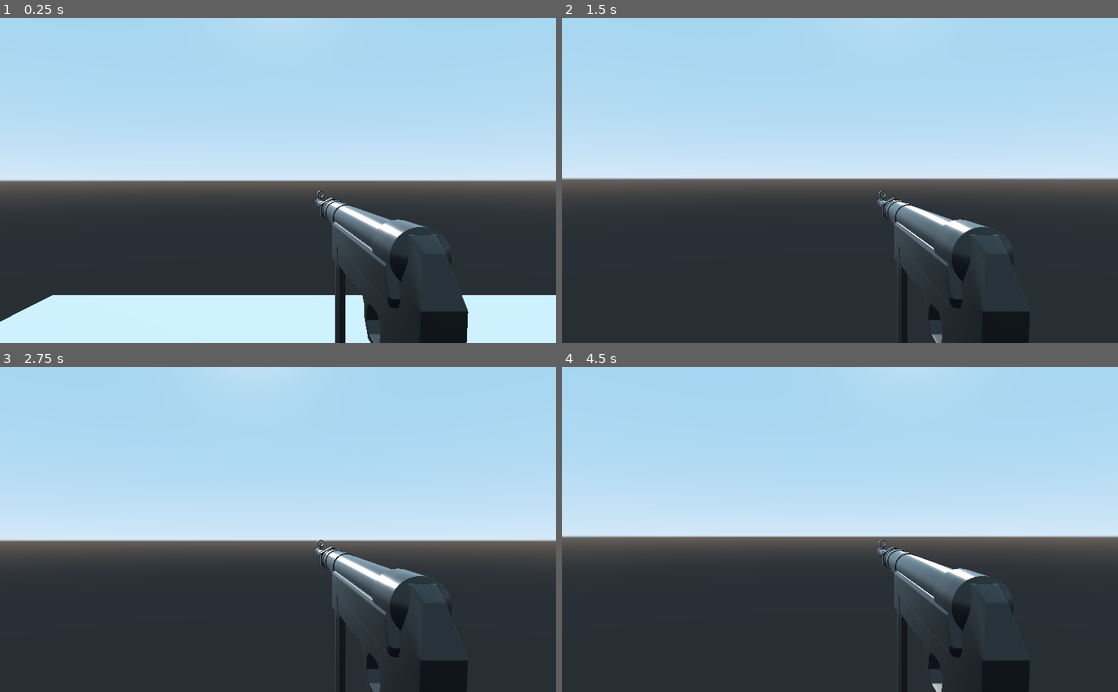
Above: before the commit, frames 1-4 (two rows, left to right).
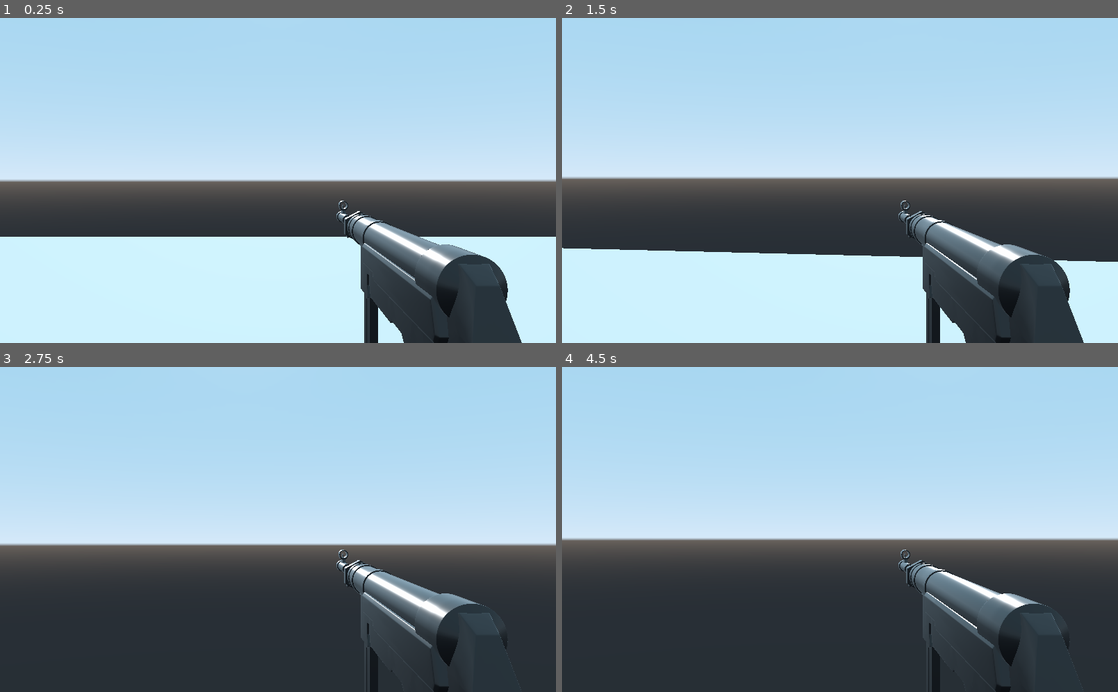
Above: after the commit, the same moments.

Repository: mogilyoy/wb_ozn_fight
Game: Godot game, scene res://Scens/Сцена нищих тестов.tscn
The game is run twice, just before and just after one commit, with the same random seed, the same clock (stepped at 60 frames per second) and the same inputs. This scene is started directly instead of the project's main scene.
Inputs (mouse positions are in pixels of both pictures, inside the frame that each line leads up to):
- Up to frame 1 (0.25 s): no input
- Up to frame 2 (1.5 s): tap Enter at 0.5 s; move the mouse to (867, 180) at 0.52 s; press the mouse at (867, 180) at 0.53 s; hold W (move_forward) from 0.53 s (still down); tap Space (jump) at 0.77 s; move the mouse to (812, 180) at 1.27 s; release the mouse at (812, 180) at 1.28 s; click (812, 180) at 1.35 s
- Up to frame 3 (2.75 s): keep holding W (move_forward); tap Space (jump) at 1.52 s; move the mouse to (289, 523) at 2.02 s; press the mouse at (289, 523) at 2.03 s
- Up to frame 4 (4.5 s): keep holding W (move_forward); move the mouse to (834, 536) at 2.77 s; release the mouse at (834, 536) at 2.78 s; click (834, 536) at 2.85 s; tap Space (jump) at 3.02, 3.5, 3.77 s; move the mouse to (878, 532) at 3.52 s; press the mouse at (878, 532) at 3.53 s; tap Enter at 4.25 s; move the mouse to (795, 526) at 4.27 s; release the mouse at (795, 526) at 4.28 s; click (795, 526) at 4.35 s

The runs differ from the first frame. In frame 1, 20% of the frame differs, in the area x 0-100%, y 50-100%; in frame 2, 25%, in the area x 0-100%, y 48-100%; in frame 3, 5.9%; in frame 4, 5.3%.

Commit message:
добавил стрельбу на лкм и попадание в группу enemy
короче теперь можно стрелять с лкм, и убивать врагов (см сцена для тестов)

Diff:
--- /dev/null
+++ b/Scens/BadGuy.tscn
@@ -0,0 +1,25 @@
+[gd_scene load_steps=5 format=2]
+
+[ext_resource path="res://Scripts/BadGuy.gd" type="Script" id=1]
+
+[sub_resource type="CapsuleMesh" id=1]
+radius = 0.7
+mid_height = 1.5
+
+[sub_resource type="Skin" id=2]
+
+[sub_resource type="CapsuleShape" id=3]
+height = 1.7211
+
+[node name="BadGuy" type="KinematicBody" groups=["Enemy"]]
+script = ExtResource( 1 )
+
+[node name="MeshInstance" type="MeshInstance" parent="."]
+transform = Transform( 0.797901, 0, 0, 0, -3.48773e-08, 0.797901, 0, -0.797901, -3.48773e-08, 0, 1.1707, 0 )
+mesh = SubResource( 1 )
+skin = SubResource( 2 )
+material/0 = null
+
+[node name="CollisionShape" type="CollisionShape" parent="."]
+transform = Transform( 0.569617, 0, 0, 0, -2.68728e-08, 0.614777, 0, -0.572618, -2.50299e-08, 0, 1.14011, 0 )
+shape = SubResource( 3 )
--- a/Scens/Player1_test.tscn
+++ b/Scens/Player1_test.tscn
@@ -1,11 +1,13 @@
-[gd_scene load_steps=4 format=2]
+[gd_scene load_steps=5 format=2]
 
 [ext_resource path="res://Scripts/Player1_test.gd" type="Script" id=1]
-[ext_resource path="res://3d/3dхуйня/mp40(треугольнички).glb" type="PackedScene" id=2]
+[ext_resource path="res://Scens/ПУШКА.tscn" type="PackedScene" id=2]
 
 [sub_resource type="CapsuleShape" id=1]
 radius = 0.5
 height = 1.5
+
+[sub_resource type="CapsuleMesh" id=2]
 
 [node name="KinematicBody" type="KinematicBody"]
 script = ExtResource( 1 )
@@ -17,10 +19,24 @@
 [node name="Camera" type="Camera" parent="."]
 transform = Transform( 1, 0, 0, 0, 1, 0, 0, 0, 1, 0, 1.8, 0 )
 current = true
-fov = 51.1
+fov = 38.5
 
-[node name="mp40(треугольнички)" parent="Camera" instance=ExtResource( 2 )]
-transform = Transform( 0, 0, 0.278642, 0, 0.278642, 0, -0.278642, 0, 0, 0.2, -0.3, -1 )
+[node name="mp40" parent="Camera" instance=ExtResource( 2 )]
+transform = Transform( -1.32141e-08, 0, 0.302303, 0, 0.302303, 0, -0.302303, 0, -1.32141e-08, 0.257, -0.353, -1.185 )
+
+[node name="muzzle" type="Spatial" parent="Camera/mp40"]
+transform = Transform( 1, 0, 2.13163e-14, 0, 1, 0, -2.13163e-14, 0, 1, 2.37943, 0.692634, 1.19209e-07 )
 
 [node name="Дуло" type="Spatial" parent="Camera"]
 transform = Transform( 1, 0, 0, 0, 1, 0, 0, 0, 1, 0.199872, -0.110919, -1.64696 )
+
+[node name="RayCast" type="RayCast" parent="Camera"]
+enabled = true
+cast_to = Vector3( 0, 0, -1000 )
+
+[node name="Position3D" type="Position3D" parent="."]
+
+[node name="MeshInstance" type="MeshInstance" parent="."]
+transform = Transform( -0.489263, 0, 0, 0, -3.27082e-08, 0.748276, 0, -0.498583, -2.17938e-08, 0, 1.14519, 0 )
+mesh = SubResource( 2 )
+material/0 = null
--- a/Scens/ПУШКА.tscn
+++ b/Scens/ПУШКА.tscn
@@ -1,7 +1,8 @@
-[gd_scene load_steps=5 format=2]
+[gd_scene load_steps=8 format=2]
 
 [ext_resource path="res://3d/3dхуйня/mp40(треугольнички).glb" type="PackedScene" id=1]
-[ext_resource path="res://Sounds/mp40-single-shot-close-perspective-02.mp3" type="AudioStream" id=2]
+[ext_resource path="res://Sounds/mp40-single-shot-close-perspective-02_UjZBJK33.mp3" type="AudioStream" id=2]
+[ext_resource path="res://Scripts/ПУШКА.gd" type="Script" id=3]
 
 [sub_resource type="Animation" id=1]
 length = 0.001
@@ -30,12 +31,36 @@
 "values": [ Vector3( 0, 0, 0 ) ]
 }
 tracks/2/type = "value"
-tracks/2/path = NodePath("БАХ:playing")
+tracks/2/path = NodePath("BAX:playing")
 tracks/2/interp = 1
 tracks/2/loop_wrap = true
 tracks/2/imported = false
-tracks/2/enabled = true
+tracks/2/enabled = false
 tracks/2/keys = {
+"times": PoolRealArray( 0 ),
+"transitions": PoolRealArray( 1 ),
+"update": 0,
+"values": [ false ]
+}
+tracks/3/type = "value"
+tracks/3/path = NodePath("Particles:emitting")
+tracks/3/interp = 1
+tracks/3/loop_wrap = true
+tracks/3/imported = false
+tracks/3/enabled = true
+tracks/3/keys = {
+"times": PoolRealArray( 0 ),
+"transitions": PoolRealArray( 1 ),
+"update": 0,
+"values": [ false ]
+}
+tracks/4/type = "value"
+tracks/4/path = NodePath("BAX:stream_paused")
+tracks/4/interp = 1
+tracks/4/loop_wrap = true
+tracks/4/imported = false
+tracks/4/enabled = true
+tracks/4/keys = {
 "times": PoolRealArray( 0 ),
 "transitions": PoolRealArray( 1 ),
 "update": 0,
@@ -45,7 +70,6 @@
 [sub_resource type="Animation" id=2]
 resource_name = "Отдача"
 length = 0.5
-loop = true
 step = 0.01
 tracks/0/type = "value"
 tracks/0/path = NodePath("Plane:translation")
@@ -54,7 +78,7 @@
 tracks/0/imported = false
 tracks/0/enabled = true
 tracks/0/keys = {
-"times": PoolRealArray( 0, 0.05, 0.19 ),
+"times": PoolRealArray( 0, 0.06, 0.14 ),
 "transitions": PoolRealArray( 1, 1, 1 ),
 "update": 0,
 "values": [ Vector3( -1.44386, 0.613005, 0 ), Vector3( -2, 0.613, 0 ), Vector3( -1.444, 0.613, 0 ) ]
@@ -66,33 +90,66 @@
 tracks/1/imported = false
 tracks/1/enabled = true
 tracks/1/keys = {
-"times": PoolRealArray( 0, 0.05, 0.19 ),
+"times": PoolRealArray( 0, 0.06, 0.14 ),
 "transitions": PoolRealArray( 1, 1, 1 ),
 "update": 0,
-"values": [ Vector3( 0, 0, 0 ), Vector3( 0, 0, 6.309 ), Vector3( 0, 0, 0 ) ]
+"values": [ Vector3( 0, 0, 0 ), Vector3( 0, 0, 7.176 ), Vector3( 0, 0, 0 ) ]
 }
 tracks/2/type = "value"
-tracks/2/path = NodePath("БАХ:playing")
+tracks/2/path = NodePath("BAX:playing")
 tracks/2/interp = 1
-tracks/2/loop_wrap = true
+tracks/2/loop_wrap = false
 tracks/2/imported = false
 tracks/2/enabled = true
 tracks/2/keys = {
-"times": PoolRealArray( 0 ),
-"transitions": PoolRealArray( -0.016176 ),
+"times": PoolRealArray( 0, 0.44 ),
+"transitions": PoolRealArray( -0.812253, 1 ),
+"update": 1,
+"values": [ true, false ]
+}
+tracks/3/type = "value"
+tracks/3/path = NodePath("Particles:emitting")
+tracks/3/interp = 1
+tracks/3/loop_wrap = true
+tracks/3/imported = false
+tracks/3/enabled = true
+tracks/3/keys = {
+"times": PoolRealArray( 0.06 ),
+"transitions": PoolRealArray( 1 ),
 "update": 1,
 "values": [ true ]
 }
 
+[sub_resource type="ParticlesMaterial" id=3]
+lifetime_randomness = 0.31
+gravity = Vector3( 200, 0, 0 )
+initial_velocity = -200.0
+initial_velocity_random = 0.53
+
+[sub_resource type="CylinderMesh" id=4]
+height = 3.0
+
 [node name="mp40(треугольнички)" instance=ExtResource( 1 )]
+script = ExtResource( 3 )
 
-[node name="Plane" parent="." index="1"]
-transform = Transform( 1, 0, 0, 0, 1, 0, 0, 0, 1, -1.44386, 0.613005, 0 )
-
-[node name="ОТДАЧА" type="AnimationPlayer" parent="." index="2"]
+[node name="Anim" type="AnimationPlayer" parent="." index="2"]
 anims/RESET = SubResource( 1 )
 "anims/Отдача" = SubResource( 2 )
 
-[node name="БАХ" type="AudioStreamPlayer" parent="." index="3"]
+[node name="Particles" type="Particles" parent="." index="3"]
+transform = Transform( -1.66103e-09, 0.038, 0, -0.038, -1.66103e-09, 0, 0, 0, 0.038, -2.25443, 0.787164, -0.0135415 )
+emitting = false
+amount = 1
+lifetime = 0.3
+one_shot = true
+visibility_aabb = AABB( -4, -3.85596, -4, 8, 8, 8 )
+process_material = SubResource( 3 )
+draw_passes = 3
+draw_pass_1 = SubResource( 4 )
+draw_pass_2 = null
+draw_pass_3 = null
+
+[node name="BAX" type="AudioStreamPlayer" parent="." index="4"]
+pause_mode = 1
 stream = ExtResource( 2 )
-volume_db = 7.058
+volume_db = 4.436
--- a/Scens/Сцена нищих тестов.tscn
+++ b/Scens/Сцена нищих тестов.tscn
@@ -1,6 +1,7 @@
-[gd_scene load_steps=5 format=2]
+[gd_scene load_steps=6 format=2]
 
 [ext_resource path="res://Scens/Player1_test.tscn" type="PackedScene" id=1]
+[ext_resource path="res://Scens/BadGuy.tscn" type="PackedScene" id=2]
 
 [sub_resource type="PlaneMesh" id=1]
 
@@ -9,9 +10,10 @@
 [sub_resource type="BoxShape" id=2]
 
 [node name="Spatial" type="Spatial"]
+transform = Transform( 1.05968, 0, 0, 0, 1.05968, 0, 0, 0, 1.05968, 0, 0, 0 )
 
 [node name="MeshInstance" type="MeshInstance" parent="."]
-transform = Transform( 3.45555, 0, 0, 0, 3.45555, 0, 0, 0, 3.45555, 0, 0, 0 )
+transform = Transform( 12.3307, 0, 0, 0, 12.3307, 0, 0, 0, 12.3307, 0, 0, 0 )
 mesh = SubResource( 1 )
 skin = SubResource( 3 )
 material/0 = null
@@ -36,4 +38,13 @@
 transform = Transform( 1, 0, 0, 0, 0.0429045, 0.999079, 0, -0.999079, 0.0429045, -1.84106, 0.414141, 2.92254 )
 
 [node name="KinematicBody" parent="." instance=ExtResource( 1 )]
-transform = Transform( 0.605947, 0, 0, 0, 0.605947, 0, 0, 0, 0.605947, -1.24912, 0.0297093, -0.136398 )
+transform = Transform( 0.605947, 0, 0, 0, 0.605947, 0, 0, 0, 0.605947, -2.73369, 0.0297093, -2.36014 )
+
+[node name="BadGuy" parent="." instance=ExtResource( 2 )]
+transform = Transform( 0.750457, 0, 0, 0, 0.750457, 0, 0, 0, 0.750457, 2.39649, 0.0297196, 2.91625 )
+
+[node name="BadGuy2" parent="." instance=ExtResource( 2 )]
+transform = Transform( 0.52579, 0, 0, 0, 1.02085, 0, 0, 0, 0.52579, -0.600456, -0.0276054, 2.74751 )
+
+[node name="BadGuy3" parent="." instance=ExtResource( 2 )]
+transform = Transform( 0.37569, 0, 0, 0, 0.729813, 0, 0, 0, 1.00251, 2.54431, 0.0297072, 0.142197 )
--- /dev/null
+++ b/Scripts/BadGuy.gd
@@ -0,0 +1,15 @@
+extends KinematicBody
+
+
+var health = 200
+
+
+# Called when the node enters the scene tree for the first time.
+func _ready():
+	pass # Replace with function body.
+
+
+# Called every frame. 'delta' is the elapsed time since the previous frame.
+func _process(delta):
+	if health <= 0:
+		queue_free()
--- a/Scripts/Player1_test.gd
+++ b/Scripts/Player1_test.gd
@@ -4,7 +4,7 @@
 var curHp: int = 10  # здоровье
 var maxHp: int = 10
 var ammo: int = 30  # сколько патронов в обойме
-var score: int = 0  #
+var damage = 100
 
 # physics
 var moveSpeed: float = 5.0  # скорость игрока
@@ -22,14 +22,17 @@
 
 # components
 onready var camera: Camera = get_node("Camera")  # положение камеры
-# onready нужно чтобы переменная спавнилась только когда игра запускается
-onready var muzzle: Spatial = get_node("Camera/Дуло")
+# в этой функции мы пропишем лок курсора по центру и спрячем курсор
+# оружие
+onready var gun = $Camera/mp40
+# прицел оружия
+onready var raycast = $Camera/RayCast
+# дуло
+onready var muzzle = $Camera/mp40/muzzle
 
-# в этой функции мы пропишем лок курсора по центру и спрячем курсор
+
 func _ready():
 	Input.set_mouse_mode(Input.MOUSE_MODE_CAPTURED)
-
-
 
 # в настройках указали кнопки для управления теперь можно писать физику
 func _physics_process(delta):  # функция обновляется 60 раз в секунду
@@ -73,6 +76,22 @@
 	if Input.is_action_pressed("jump") and is_on_floor():
 		vel.y = jumpForse
 
+	# нажатие мышью
+	if Input.is_action_just_pressed("shoot"):
+		if raycast.is_colliding():
+			var bullet = get_world().direct_space_state
+			var collision = bullet.intersect_ray(muzzle.transform.origin, raycast.get_collision_point())
+			if collision:
+				var target = collision.collider
+				if target.is_in_group('Enemy'):
+					print('hit')
+					target.health -= damage
+
+
+
+	if Input.is_action_pressed("shoot"):
+		gun.Shoot()
+
 
 func _process(delta):
 	# повернуть камеру вокруг оси х
--- /dev/null
+++ b/Scripts/ПУШКА.gd
@@ -0,0 +1,14 @@
+extends Spatial
+
+# Declare member variables here. Examples:
+# var a = 2
+# var b = "text"
+onready var animation = $Anim
+onready var sound = $Particles/BAX
+
+# Called when the node enters the scene tree for the first time.
+func _ready():
+	pass # Replace with function body.
+
+func Shoot():
+		animation.play("Отдача")
Not shown, removed: Sounds/mp40-single-shot-close-perspective-02.mp3.import
Not shown, added: Sounds/mp40-single-shot-close-perspective-02_UjZBJK33.mp3.import
Not shown, removed: Sounds/mp40-single-shot-close-perspective-02.mp3
Not shown, added: Sounds/mp40-single-shot-close-perspective-02_UjZBJK33.mp3
